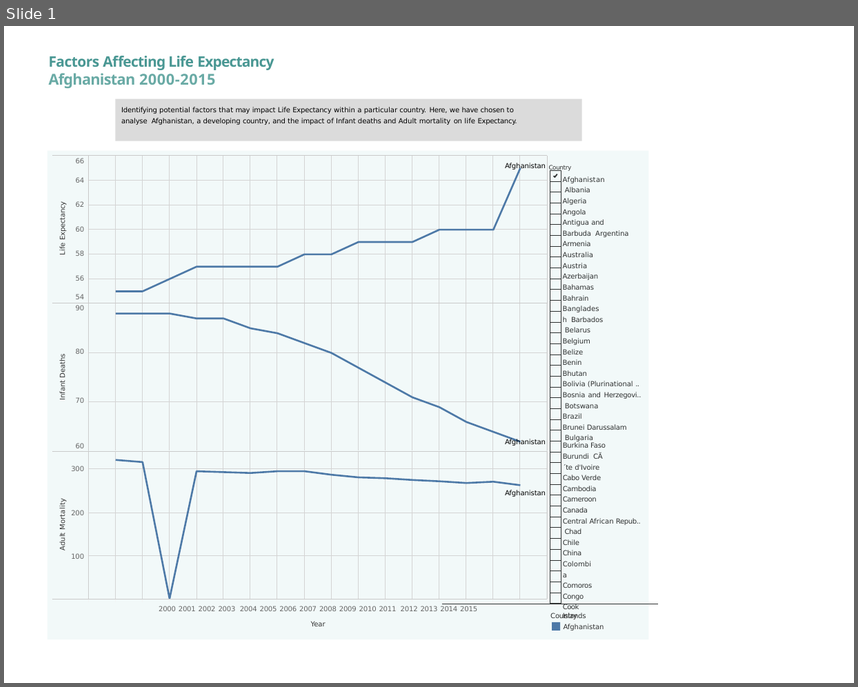
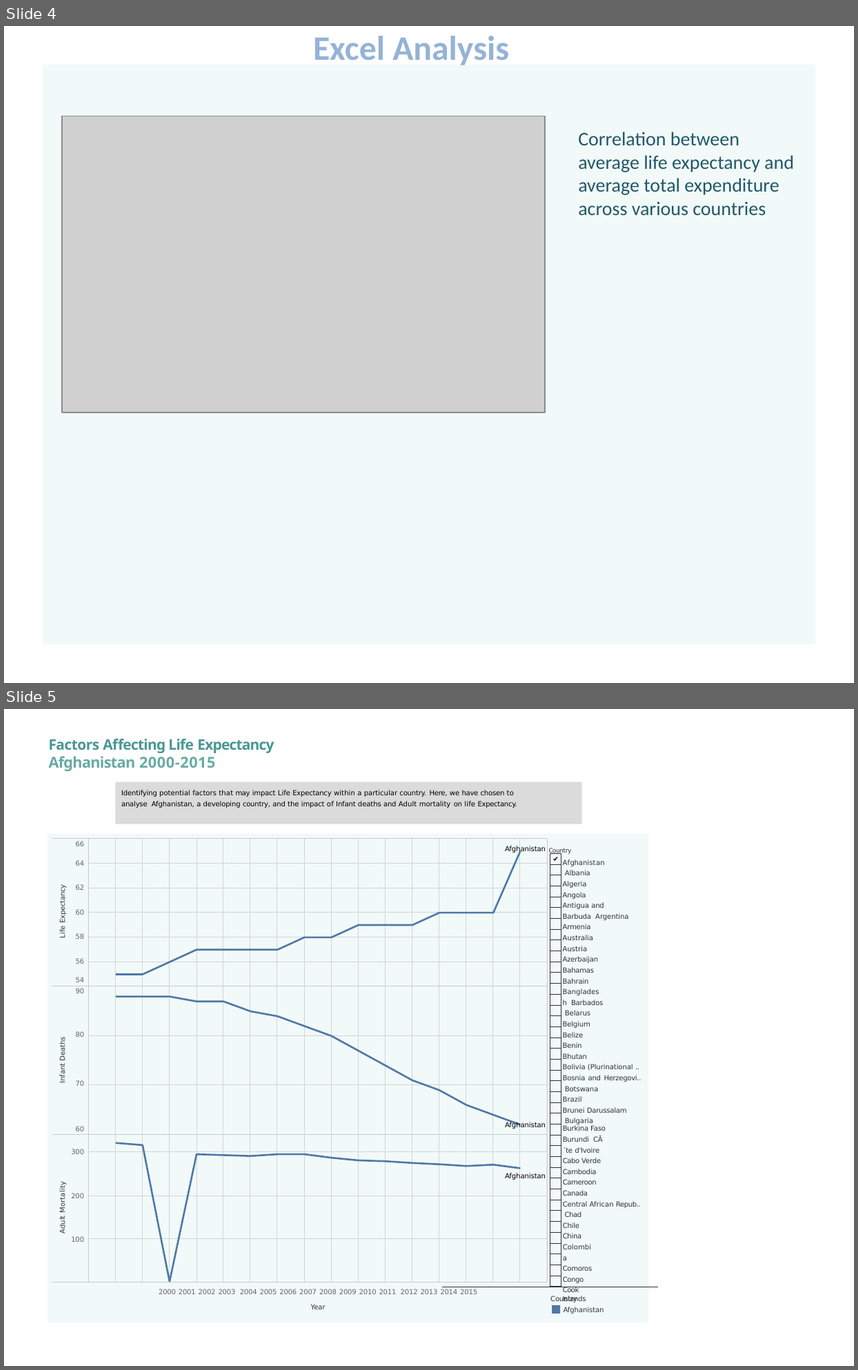
Before and after one commit to Ogechilucy/WHO_Life_Expectancy, a slide deck: WHO Life expectancy analysis- LI.pptx. Shown one above the other, each under a label of ours: slide 1 before the commit, slides 4 and 5 after it. The pictures are 858x687 and 858x1370 pixels, drawn with LibreOffice and Linux fonts; fonts in the diff are those of the drawing; grey boxes stand for pictures. Boxes give left, top, right and bottom in pixels: in the first picture for what was removed or moved away, otherwise in the second. Text is boxed around its words. In the diff, an @@ line names an element or a change of style, - is before the commit and + after.

```diff
--- a/WHO Life expectancy analysis- LI.pptx
+++ b/WHO Life expectancy analysis- LI.pptx
@@ slide 4 added at (4,26,854,683), background #FFFFFF @@
@@ title added at (313,36,509,65), 32 pt, text #95B3D7, bold @@
+Excel Analysis
@@ freeform shape added at (43,65,815,644), fill #F2F9F9 @@
@@ picture added at (62,116,545,412) @@
@@ text added at (578,132,794,215), 18 pt, text #215968 @@
+Correlation between average life expectancy and average total expenditure across various countries
@@ what was slide 1 is now slide 5 @@
```
Also in this commit, not shown: 3 other slides added.
